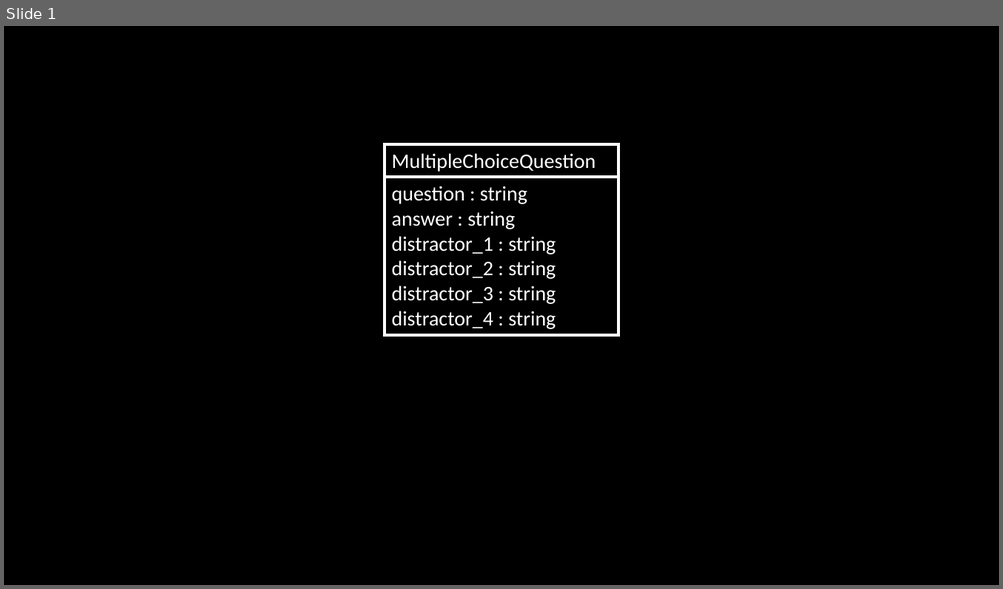
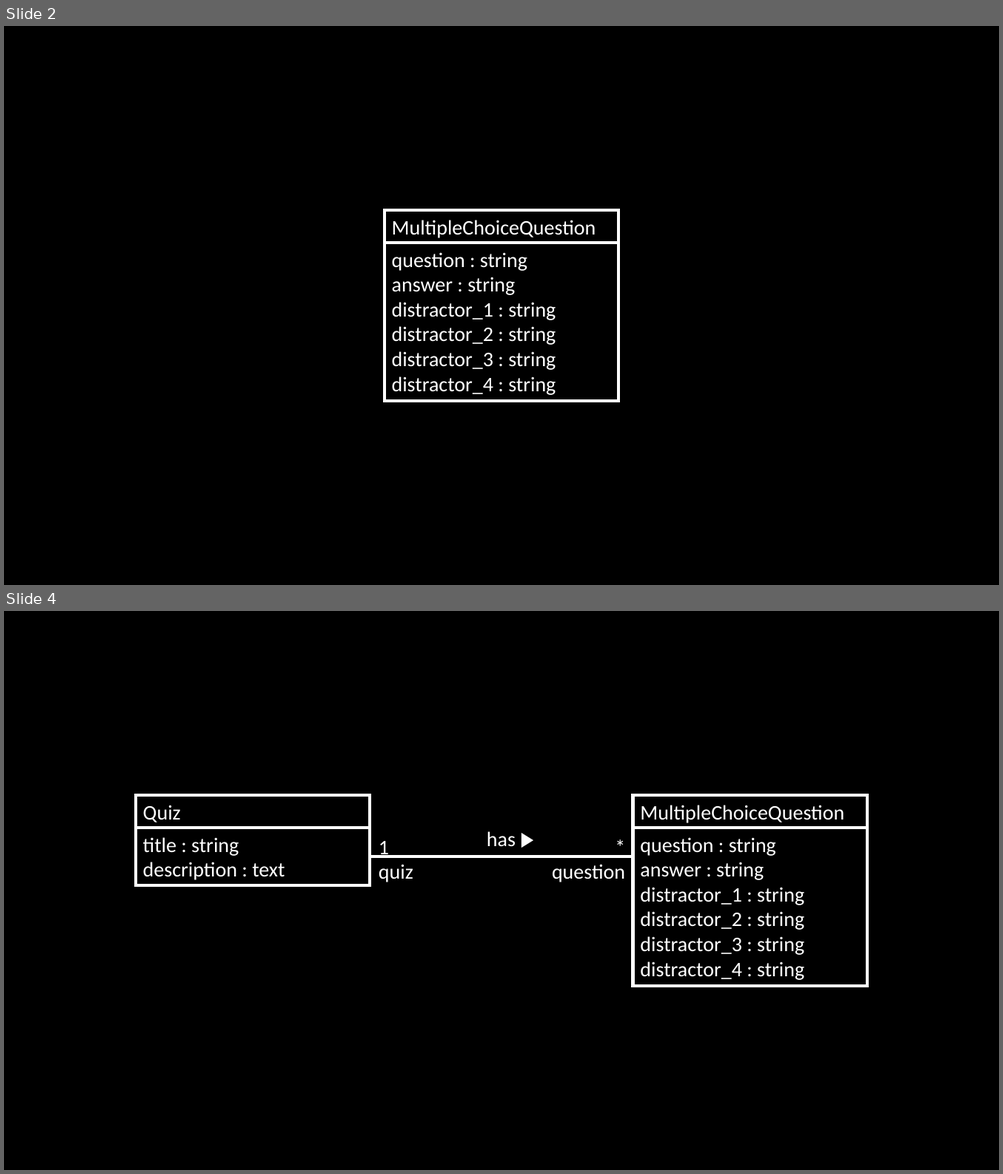
Before and after one commit to scott-fleming/wapp, a slide deck: docs/model-class-diagram.pptx. Shown one above the other, each under a label of ours: slide 1 before the commit, slides 2 and 4 after it; the slides between them are not shown. The pictures are 1003x589 and 1003x1174 pixels, drawn with LibreOffice and Linux fonts; fonts in the diff are those of the drawing. Boxes give left, top, right and bottom in pixels: in the first picture for what was removed or moved away, otherwise in the second. Text is boxed around its words. In the diff, an @@ line names an element or a change of style, - is before the commit and + after.

```diff
--- a/docs/model-class-diagram.pptx
+++ b/docs/model-class-diagram.pptx
@@ slide 4 added at <box>4,611,999,1170</box>, background #000000 @@
@@ rectangle added at <box>135,795,370,828</box>, outline #FFFFFF 3 pt, 20 pt, text #FFFFFF @@
+Quiz
@@ rectangle added at <box>633,795,868,828</box>, outline #FFFFFF 3 pt, 20 pt, text #FFFFFF @@
+MultipleChoiceQuestion
@@ rectangle added at <box>135,828,370,886</box>, outline #FFFFFF 3 pt, 20 pt, text #FFFFFF @@
+title : string
+description : text
@@ text added at <box>486,832,515,847</box>, 20 pt, text #FFFFFF @@
+has ▶︎
@@ rectangle added at <box>633,828,868,986</box>, outline #FFFFFF 3 pt, 20 pt, text #FFFFFF @@
+question : string
+answer : string
+distractor_1 : string
+distractor_2 : string
+distractor_3 : string
+distractor_4 : string
@@ text added at <box>378,841,413,883</box>, 20 pt, text #FFFFFF @@
+1
+quiz
@@ line added from (370, 857) to (633, 857), #FFFFFF 3 pt @@
@@ text added at <box>552,864,625,883</box>, 20 pt, text #FFFFFF @@
+*
+question
@@ what was slide 1 is now slide 2 @@
@@ slide 2 changed as well @@
@@ rectangle "MultipleChoiceQuestion": place and size @@
-rectangle "MultipleChoiceQuestion" at <box>384,144,619,178</box>
+rectangle "MultipleChoiceQuestion" at <box>384,210,619,243</box>
@@ rectangle "question : string": place and size @@
-rectangle "question : string" at <box>384,177,619,335</box>
+rectangle "question : string" at <box>384,243,619,401</box>
```
Also in this commit, not shown: 2 other slides added, 8 other files.
